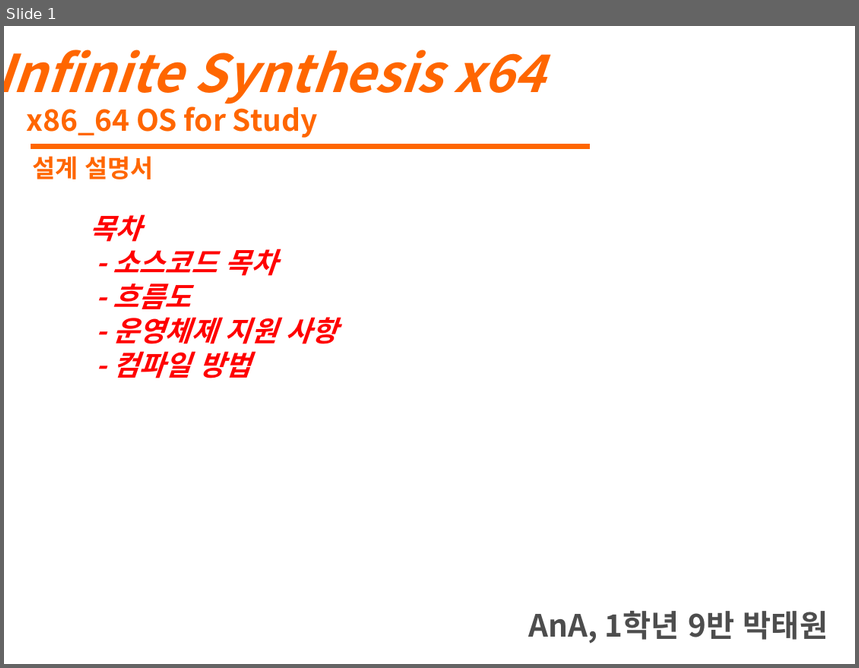
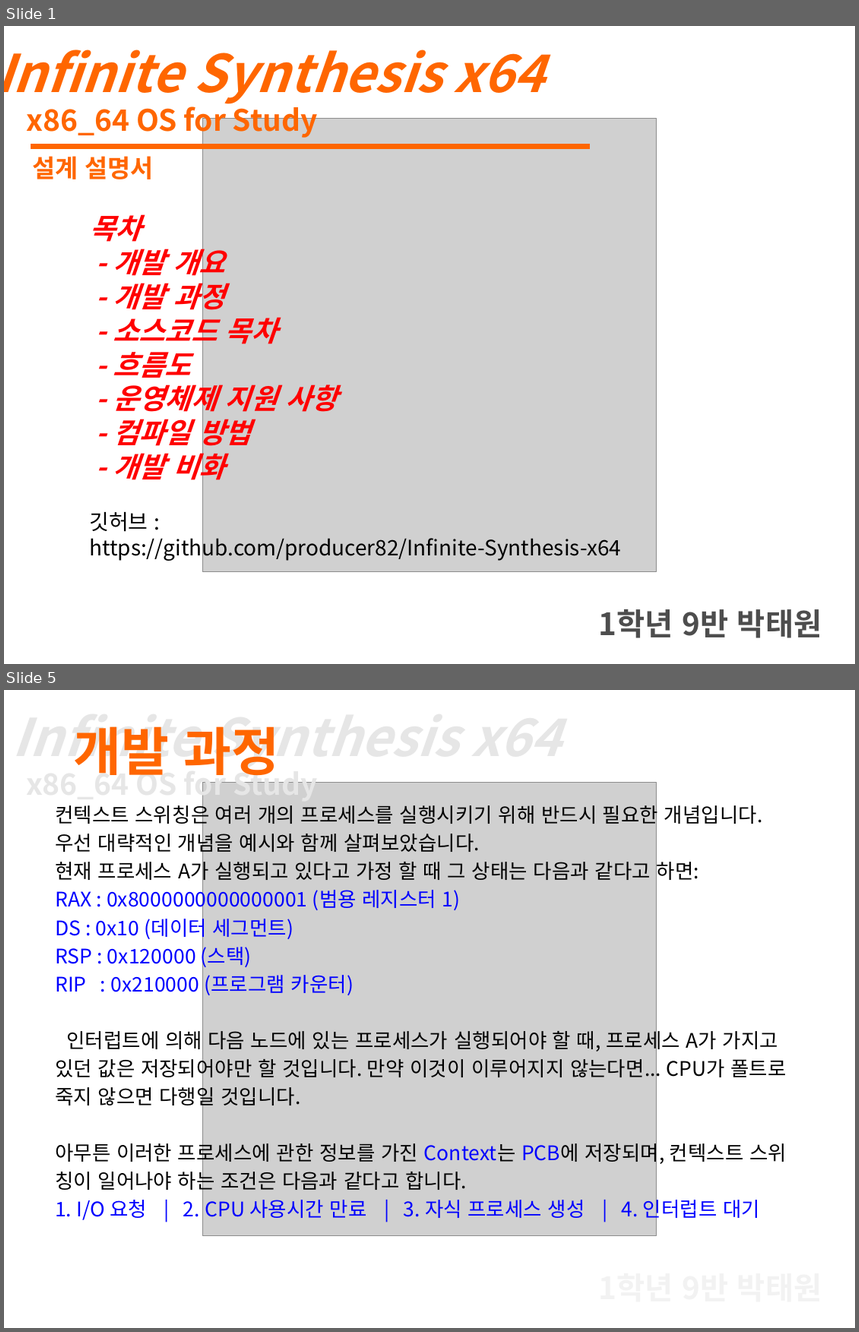
Before and after one commit to producer82/Infinite-Synthesis-x64, a slide deck: 0dev/Infinite Synthesis x64 설계.pptx. Shown one above the other, each under a label of ours: slide 1 before the commit, slides 1 and 5 after it; the slides between them are not shown. The pictures are 859x668 and 859x1332 pixels, drawn with LibreOffice and Linux fonts; fonts in the diff are those of the drawing; grey boxes stand for pictures. Boxes give left, top, right and bottom in pixels: in the first picture for what was removed or moved away, otherwise in the second. Text is boxed around its words. In the diff, an @@ line names an element or a change of style, - is before the commit and + after.

```diff
--- a/0dev/Infinite Synthesis x64 설계.pptx
+++ b/0dev/Infinite Synthesis x64 설계.pptx
@@ slide 5 added at [4, 690, 855, 1328], background #FFFFFF @@
@@ text added at [12, 726, 458, 771], 44 pt, text #E6E6E6, bold, italic @@
+Infinite Synthesis x64
@@ text added at [73, 726, 280, 783], 44 pt, text #FF6600, bold @@
+개발 과정
@@ text added at [26, 764, 318, 802], 25 pt, text #E6E6E6, bold @@
+x86_64 OS for Study
@@ text added at [55, 802, 787, 1222], 17 pt, text #000000 @@
+컨텍스트 스위칭은 여러 개의 프로세스를 실행시키기 위해 반드시 필요한 개념입니다.
+우선 대략적인 개념을 예시와 함께 살펴보았습니다.
+현재 프로세스 A가 실행되고 있다고 가정 할 때 그 상태는 다음과 같다고 하면:
+RAX : 0x8000000000000001 (범용 레지스터 1)
+DS : 0x10 (데이터 세그먼트)
+RSP : 0x120000 (스택)
+RIP : 0x210000 (프로그램 카운터)
+인터럽트에 의해 다음 노드에 있는 프로세스가 실행되어야 할 때, 프로세스 A가 가지고
+있던 값은 저장되어야만 할 것입니다. 만약 이것이 이루어지지 않는다면... CPU가 폴트로
+죽지 않으면 다행일 것입니다.
+아무튼 이러한 프로세스에 관한 정보를 가진 Context는 PCB에 저장되며, 컨텍스트 스위
+칭이 일어나야 하는 조건은 다음과 같다고 합니다.
+1. I/O 요청 | 2. CPU 사용시간 만료 | 3. 자식 프로세스 생성 | 4. 인터럽트 대기
@@ picture added at [202, 782, 656, 1236] @@
@@ slide 1 changed as well @@
@@ picture added at [202, 118, 656, 572] @@
@@ text at [113, 243, 225, 316]: paragraphs added @@
+- 개발 개요
+- 개발 과정
@@ text at [89, 447, 621, 562]: paragraphs added @@
+- 개발 비화
+깃허브 :
+https://github.com/producer82/Infinite-Synthesis-x64
@@ text at [599, 610, 823, 639]: text changed @@
-AnA, 1학년 9반 박태원
+1학년 9반 박태원
```
Also in this commit, not shown: 5 other slides added, 2 other files.
